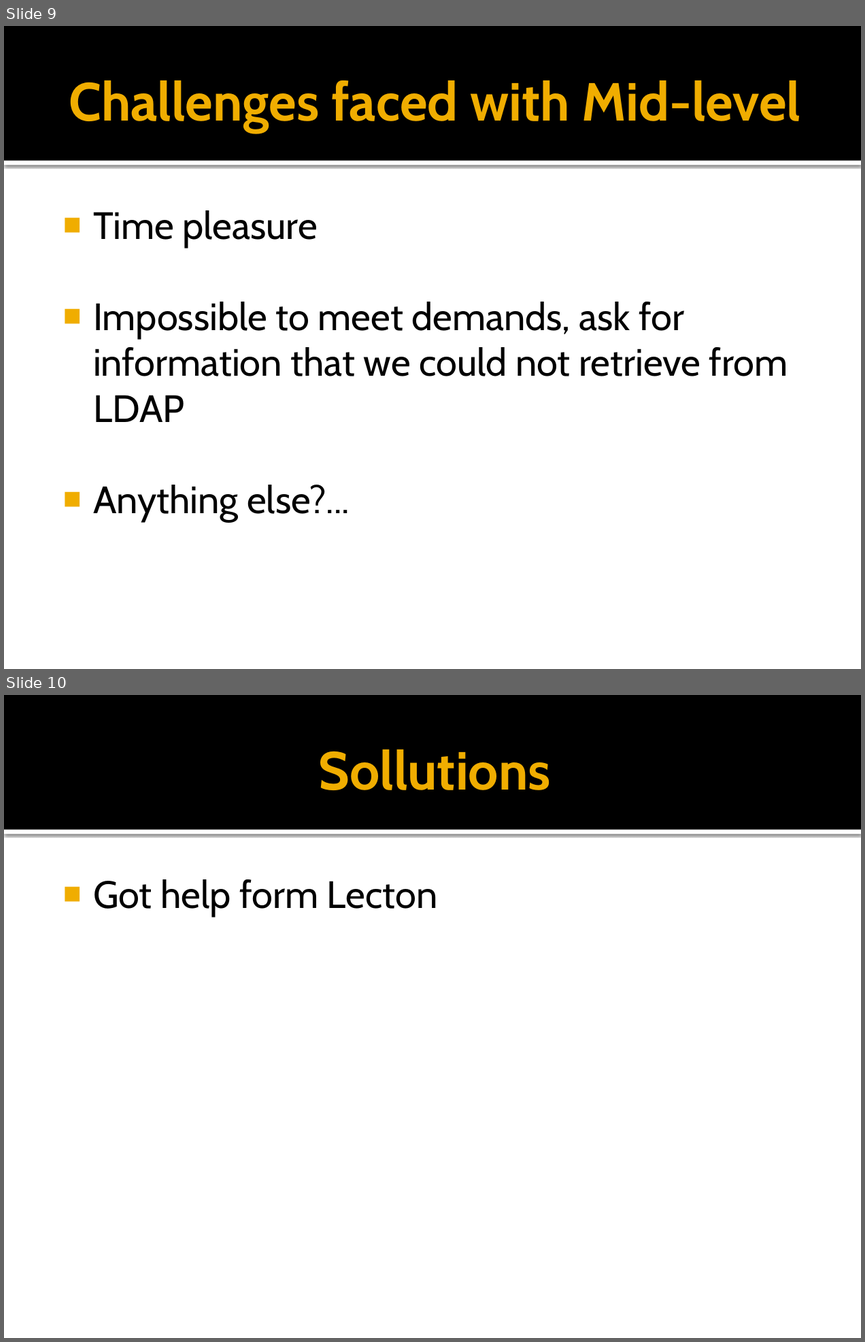
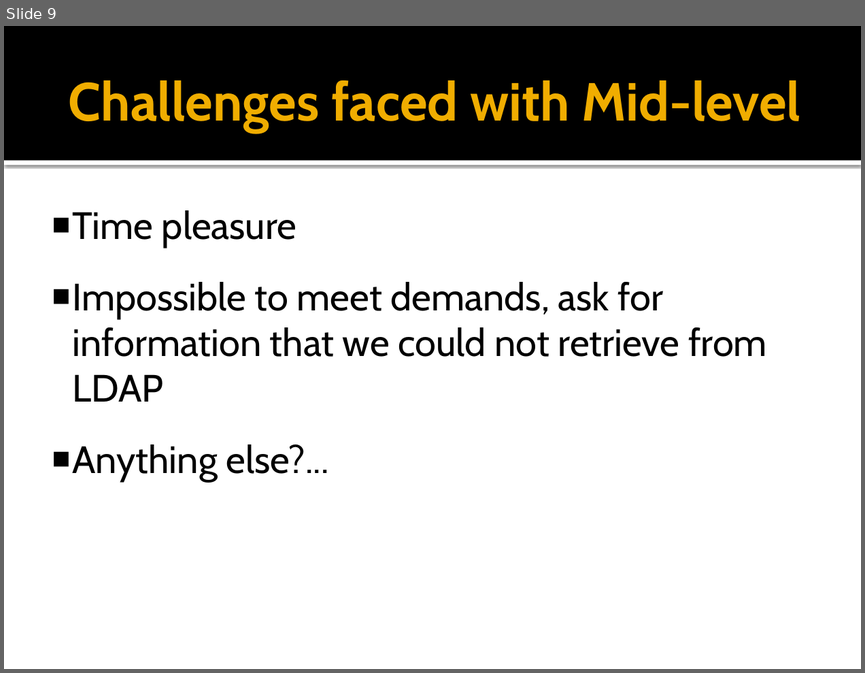
Before and after one commit to erosslee/COS301_CSDS-A, a slide deck: CSDS_a Presentation.pptx. Shown one above the other, each under a label of ours: slides 9 and 10 before the commit, slide 9 after it. The pictures are 865x1342 and 865x673 pixels, drawn with LibreOffice and Linux fonts; fonts in the diff are those of the drawing. Boxes give left, top, right and bottom in pixels: in the first picture for what was removed or moved away, otherwise in the second. Text is boxed around its words. In the diff, an @@ line names an element or a change of style, - is before the commit and + after.

```diff
--- a/CSDS_a Presentation.pptx
+++ b/CSDS_a Presentation.pptx
@@ slide 10 removed at [4,695,861,1338], background #FFFFFF; not listed: 2 template elements that a slide beside it also shows @@
@@ title removed at [318,749,551,790] @@
-Sollutions
@@ text removed at [93,879,437,916] @@
-■ Got help form Lecton
@@ slide 9 changed as well @@
@@ text "Time pleasure" at [72,210,767,482]: indent changed @@
```
Also in this commit, not shown: 9 other slides changed, 1 slide added.
